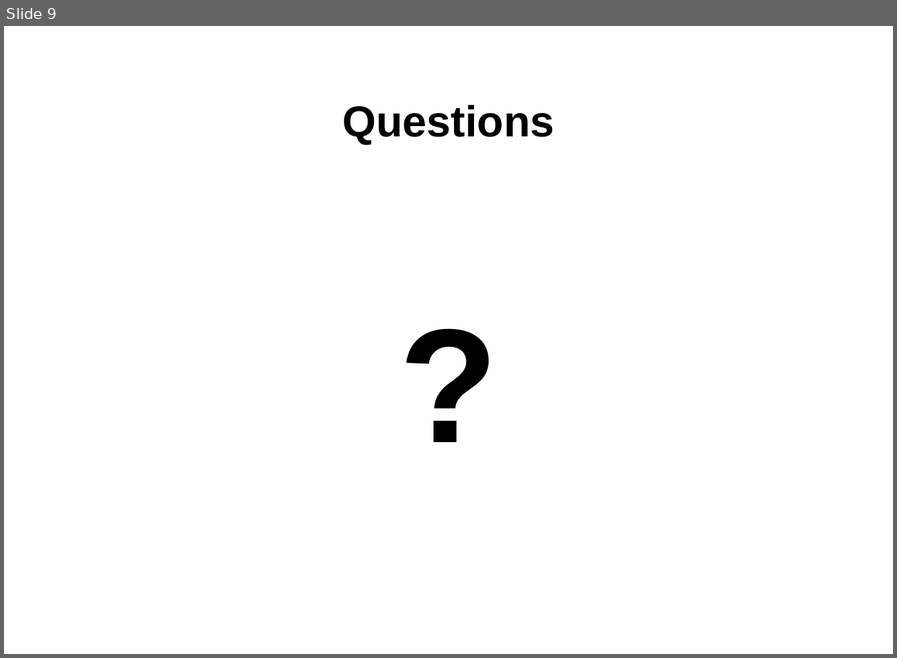
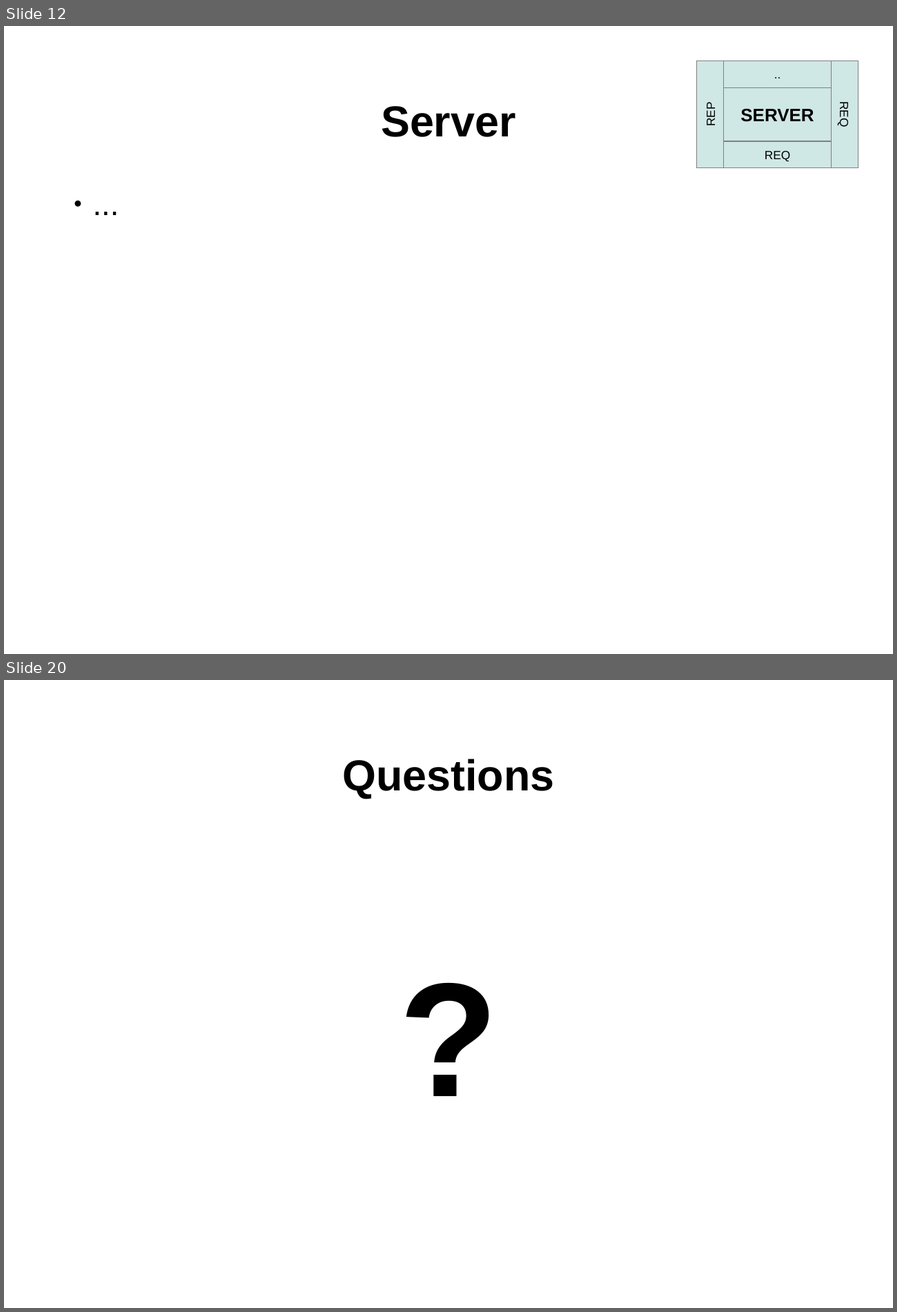
Before and after one commit to hsk81/fx-zero, a slide deck: doc/presentation/fx-zero.odp. Shown one above the other, each under a label of ours: slide 9 before the commit, slides 12 and 20 after it; the slides between them are not shown. The pictures are 897x658 and 897x1312 pixels, drawn with LibreOffice and Linux fonts; fonts in the diff are those of the drawing. Boxes give left, top, right and bottom in pixels: in the first picture for what was removed or moved away, otherwise in the second. Text is boxed around its words. In the diff, an @@ line names an element or a change of style, - is before the commit and + after.

```diff
--- a/doc/presentation/fx-zero.odp
+++ b/doc/presentation/fx-zero.odp
@@ slide 12 added at (4, 26, 893, 654), background #FFFFFF @@
@@ title added at (381, 106, 516, 137), 58.1 pt, text #000000, bold @@
+Server
@@ group added at (697, 61, 858, 168): 5 rectangles @@
+SERVER
+REQ
+REP
+..
+REQ
@@ text added at (67, 184, 829, 571), 42.2 pt, text #000000 @@
+● ...
@@ what was slide 9 is now slide 20 @@
```
Also in this commit, not shown: 5 slides changed, 10 other slides added, 3 other files.
